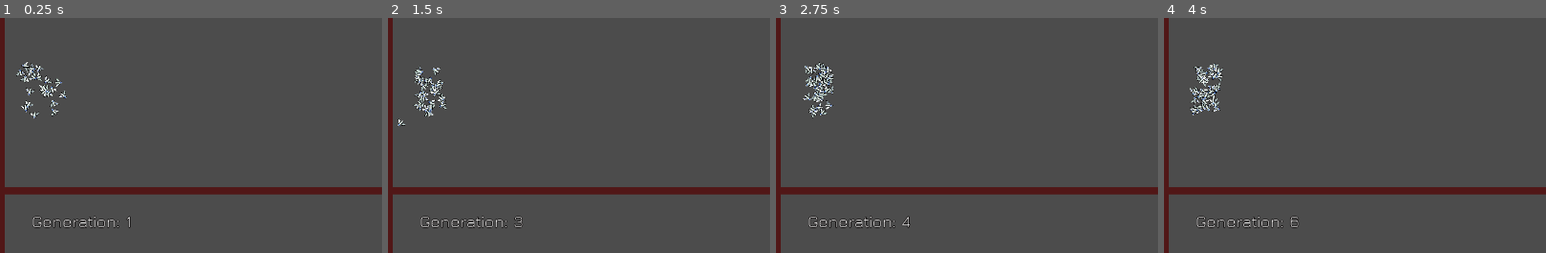
Above: before the commit, frames 1-4 (left to right).
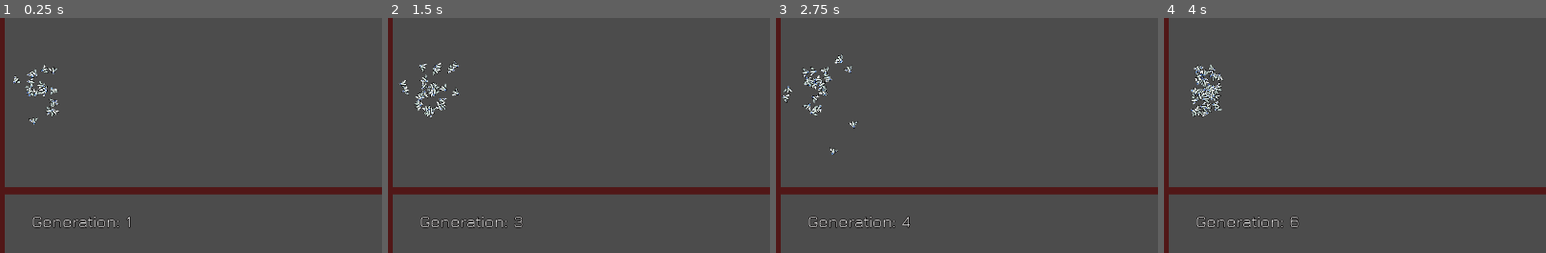
Above: after the commit, the same moments.

Repository: a0x77ry/plasmata
Game: Godot game, scene res://level1.tscn
Same seed, same stepped clock (60 frames per second), same inputs: the game is played once before the commit and once after it.
Inputs:
- Up to frame 1 (0.25 s): no input
- Up to frame 2 (1.5 s): tap Enter (ui_accept) at 0.5, 0.77 s
- Up to frame 3 (2.75 s): tap Enter (ui_accept) at 1.52 s
- Up to frame 4 (4 s): tap Enter (ui_accept) at 3.02, 3.77 s
The pictures show only the part of the screen within x 0-50%, y 34-84%; the shares and areas given below are measured in that part.

The runs differ from the first frame. In frame 1, 1.0% of the frame differs, in the area x 3-18%, y 18-46%; in frame 2, 1.2%; in frame 3, 1.2%, in the area x 1-22%, y 15-59%; in frame 4, 1.1%.

Commit message:
Add a second hidden layer to the neural network

Diff:
--- a/scripts/agent.gd
+++ b/scripts/agent.gd
@@ -31,6 +31,7 @@
   # {"name": "go_backward"},
 ]
 var nn_h1 = []
+var nn_h2 = []
 var genome: Dictionary = {} setget set_genome, get_genome
 
 func _ready():
@@ -48,12 +49,15 @@
     for _i_hidden in range(number_of_hidden_nodes):
       nn_h1.append({"id": i})
       i += 1
+    for _i_hidden in range(number_of_hidden_nodes):
+      nn_h2.append({"id": i})
+      i += 1
     for dict in nn_outputs:
       dict["id"] = i
       Main.used_node_ids.append(i)
       i += 1
     genome = {"input_nodes": nn_inputs, "hidden_nodes_1": nn_h1,
-        "output_nodes": nn_outputs}
+        "hidden_nodes_2": nn_h2, "output_nodes": nn_outputs}
 
   nn = NN.new(genome)
 
--- a/scripts/neural_network.gd
+++ b/scripts/neural_network.gd
@@ -8,6 +8,7 @@
 var input_layer = []
 var output_layer = []
 var hidden_layer_1 = []
+var hidden_layer_2 = []
 var links = []
 
 var genome
@@ -26,17 +27,22 @@
     var h1_node = HiddenNode.new(hidden_node_1_gene["id"])
     hidden_layer_1.append(h1_node)
 
+  for hidden_node_2_gene in genome["hidden_nodes_2"]:
+    var h2_node = HiddenNode.new(hidden_node_2_gene["id"])
+    hidden_layer_2.append(h2_node)
+
   for output_node_gene in genome["output_nodes"]:
     var o_node = OutputNode.new(output_node_gene["id"], output_node_gene["name"])
     output_layer.append(o_node)
 
-  var all_nodes = input_layer + hidden_layer_1 + output_layer
+  var all_nodes = input_layer + hidden_layer_1 + hidden_layer_2 + output_layer
 
   # Create the links between the nodes
   if !genome.has("links"):
     genome["links"] = []
     connect_nn_layers(input_layer, hidden_layer_1)
-    connect_nn_layers(hidden_layer_1, output_layer)
+    connect_nn_layers(hidden_layer_1, hidden_layer_2)
+    connect_nn_layers(hidden_layer_2, output_layer)
   else:
     # Use genome to connect the links
     for link in genome["links"]:
